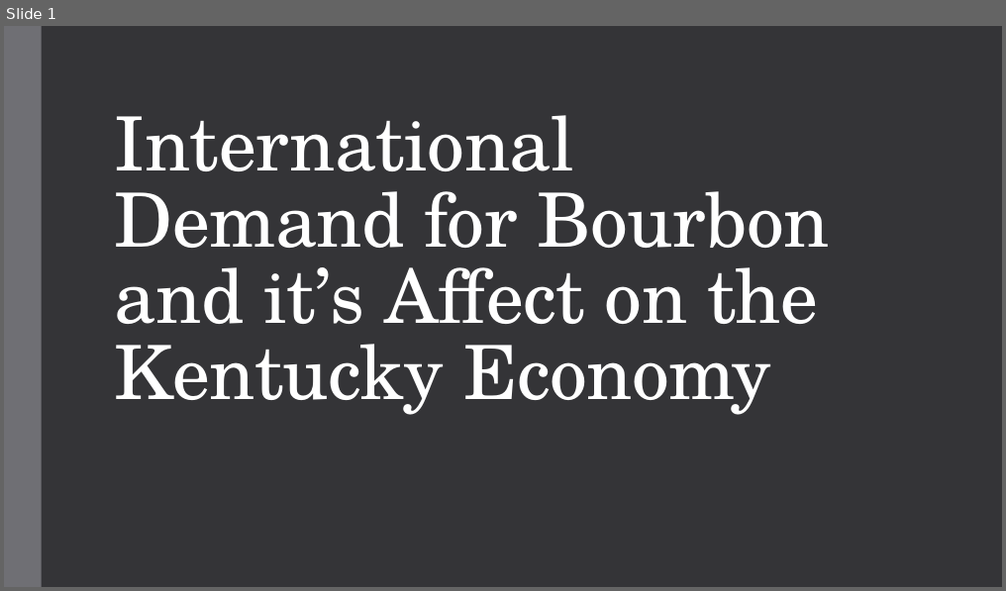
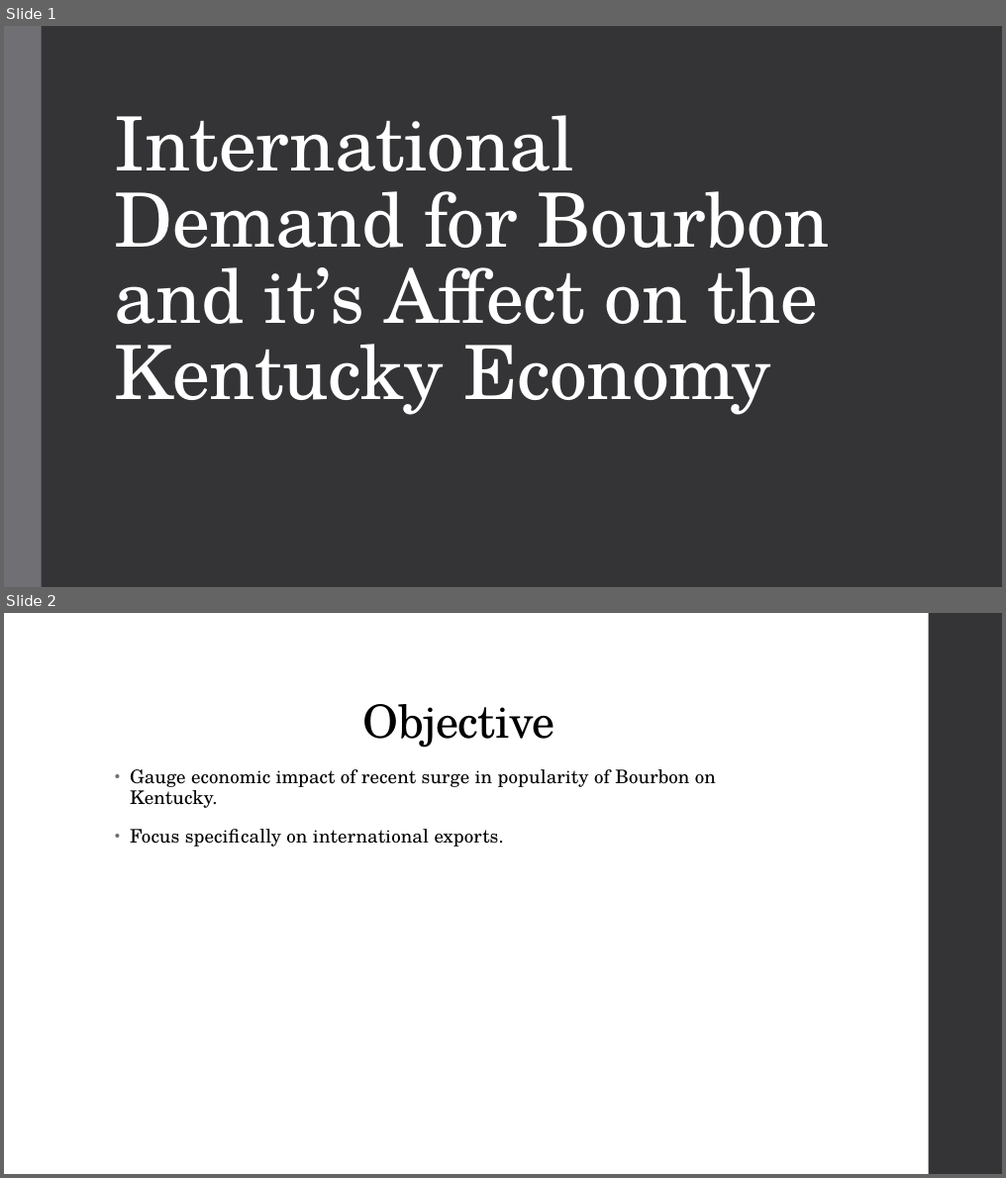
Before and after one commit to jblackett/ECON431ResearchPaper, a slide deck: Bourbon_Presentation.pptx. Shown one above the other, each under a label of ours: slide 1 before the commit, slides 1 and 2 after it. The pictures are 1006x591 and 1006x1178 pixels, drawn with LibreOffice and Linux fonts; fonts in the diff are those of the drawing. Boxes give left, top, right and bottom in pixels: in the first picture for what was removed or moved away, otherwise in the second. Text is boxed around its words. In the diff, an @@ line names an element or a change of style, - is before the commit and + after.

```diff
--- a/Bourbon_Presentation.pptx
+++ b/Bourbon_Presentation.pptx
@@ slide 2 added at (4,613,1002,1174), background #FFFFFF @@
@@ rectangle added at (929,613,1002,1174), fill #353537 @@
@@ title added at (363,704,555,748), 44 pt, text #000000 @@
+Objective
@@ text added at (130,769,716,847), 18 pt, text #000000 @@
+• Gauge economic impact of recent surge in popularity of Bourbon on Kentucky.
+• Focus specifically on international exports.
```
Also in this commit, not shown: 11 other slides added, 2 slides removed.
